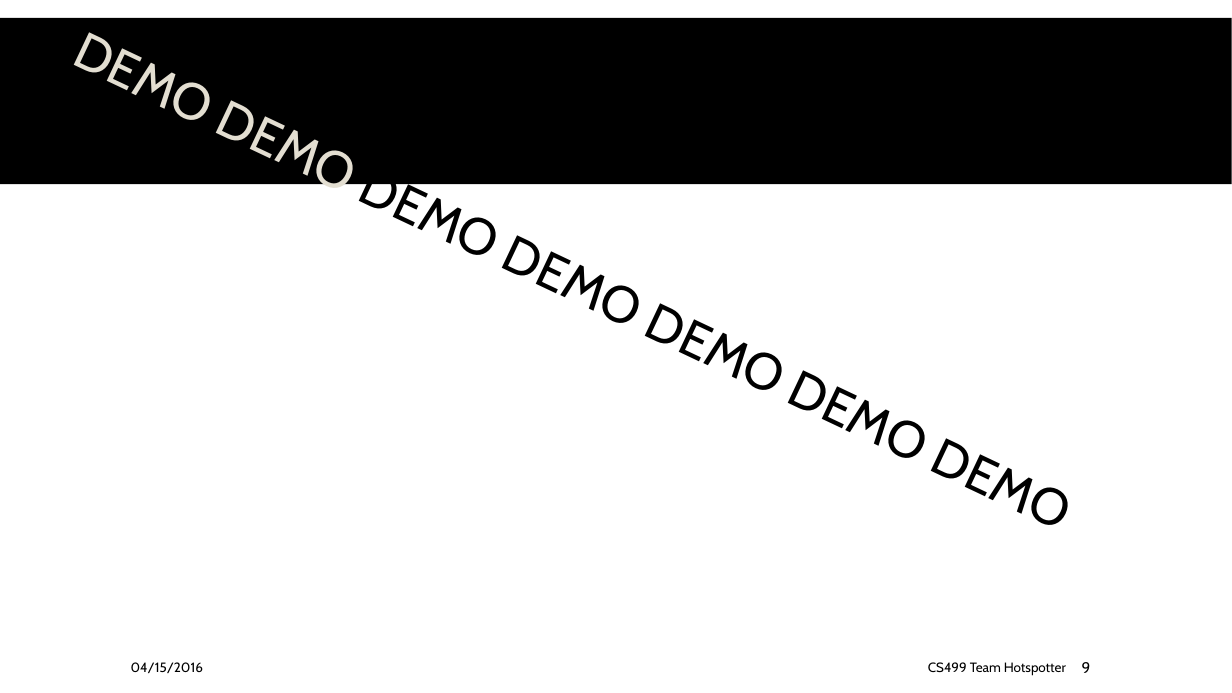
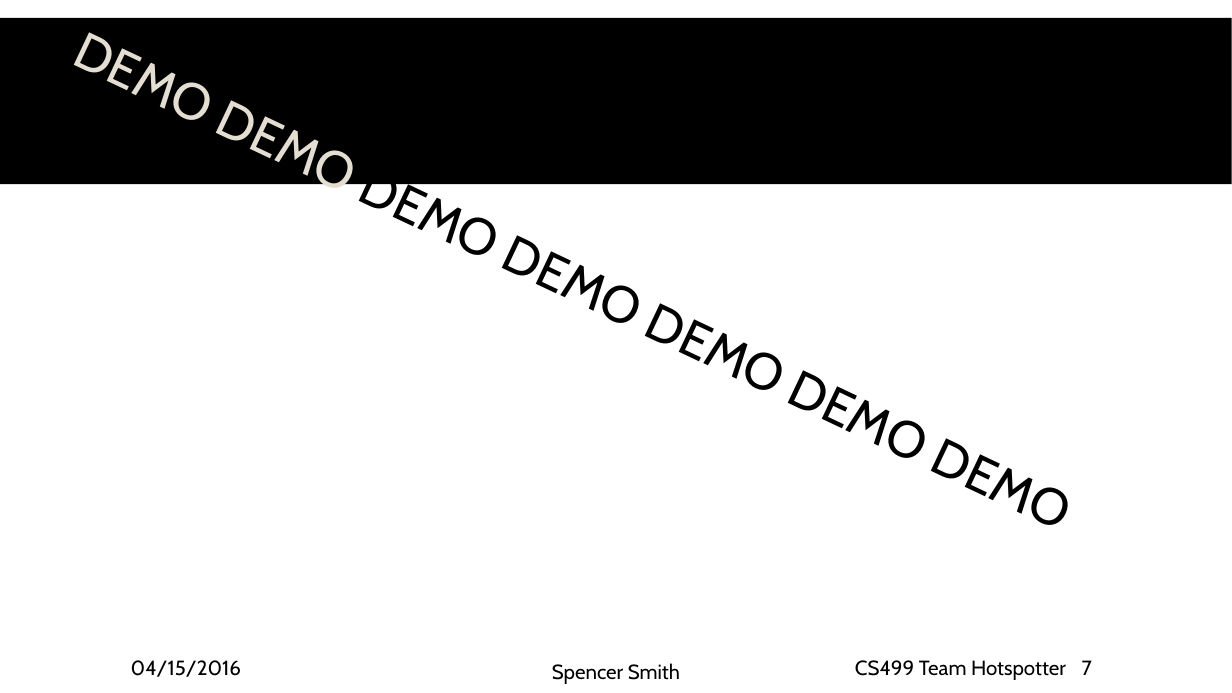
Before and after one commit to spesmit/hotspotter, a slide deck: slide 7 of Documentation/Presentations/CS499 Final Presentation.pptx (slide 9 before the commit). Drawn at 1232x693 pixels with LibreOffice and Linux fonts; fonts in the diff are those of the drawing; background and template pictures are left out. Boxes give left, top, right and bottom in pixels: in the first picture for what was removed or moved away, otherwise in the second. Text is boxed around its words. In the diff, an @@ line names an element or a change of style, - is before the commit and + after.

Commit message:
add names to slides and formatted everything per groups will

```diff
--- a/Documentation/Presentations/CS499 Final Presentation.pptx
+++ b/Documentation/Presentations/CS499 Final Presentation.pptx
@@ text "04/15/2016" at [131, 660, 241, 677]: size 10.5 to 16 pt @@
@@ text "CS499 Team Hotspotter" at [855, 660, 1066, 680]: size 10.5 to 16 pt @@
@@ text added at [552, 663, 680, 684], 16 pt, text #000000 @@
+Spencer Smith
@@ page number at [1082, 660, 1092, 675]: text changed; size 12 to 16 pt @@
-9
+7
```
Also in this commit, not shown: 12 other slides changed.
